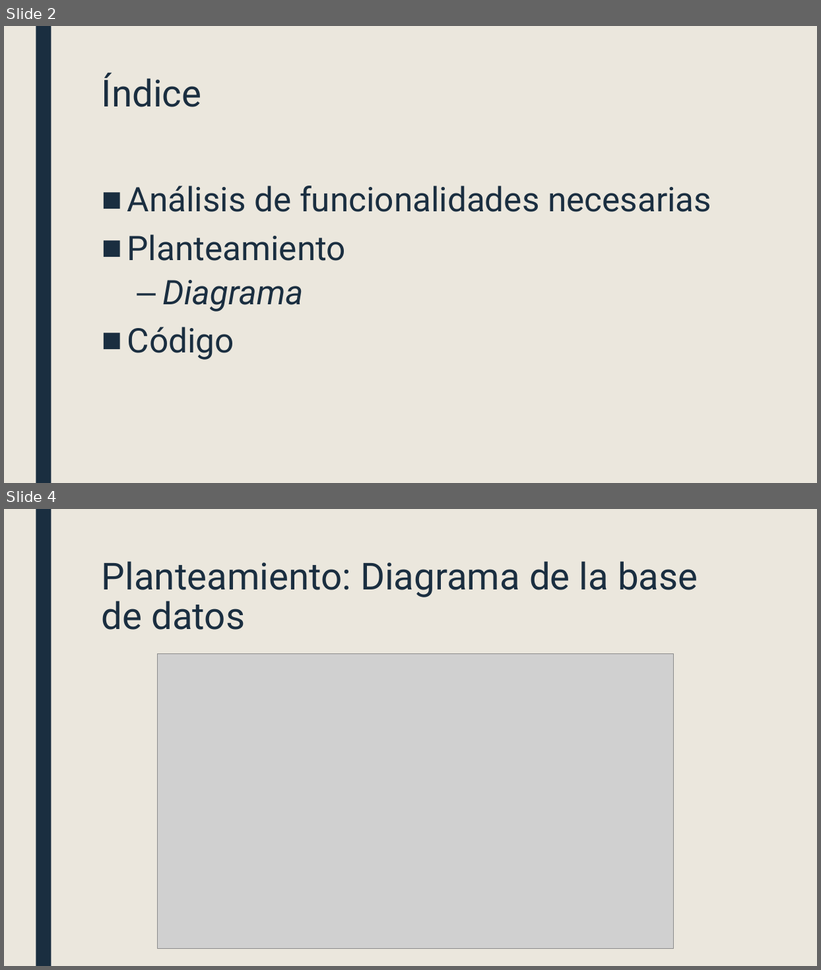
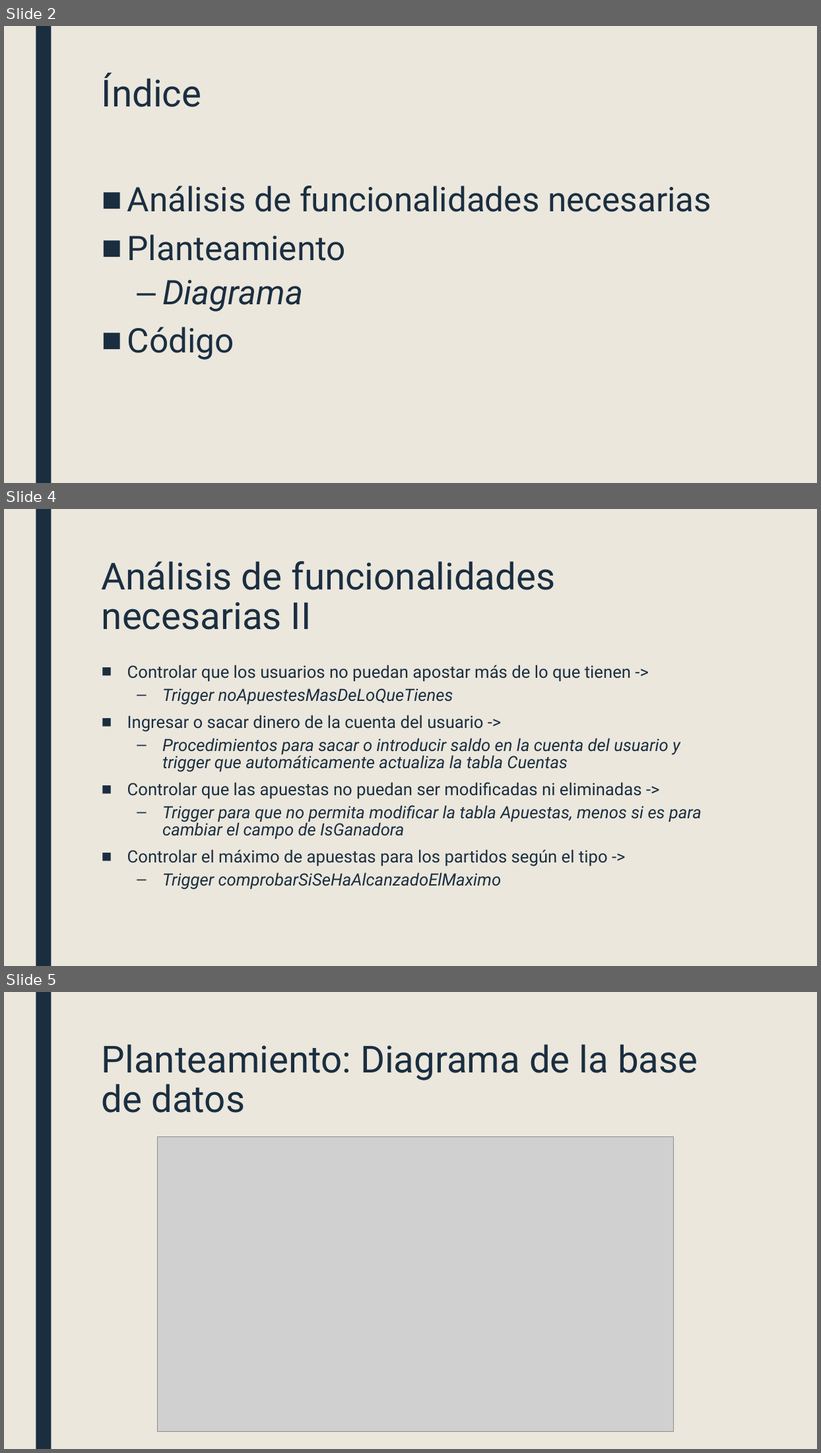
Before and after one commit to randomkwiz/ejercicioApuestasAD, a slide deck: ExposicionApuestasDB.pptx. Shown one above the other, each under a label of ours: slides 2 and 4 before the commit, slides 2, 4 and 5 after it; the slides between them are not shown. The pictures are 821x970 and 821x1453 pixels, drawn with LibreOffice and Linux fonts; fonts in the diff are those of the drawing; grey boxes stand for pictures. Boxes give left, top, right and bottom in pixels: in the first picture for what was removed or moved away, otherwise in the second. Text is boxed around its words. In the diff, an @@ line names an element or a change of style, - is before the commit and + after.

```diff
--- a/ExposicionApuestasDB.pptx
+++ b/ExposicionApuestasDB.pptx
@@ slide 4 added at box(4, 509, 817, 966), background #EBE7DD; not listed: 1 template element that a slide beside it also shows @@
@@ title added at box(102, 561, 556, 630), 44 pt, text #1A2E40 @@
+Análisis de funcionalidades necesarias II
@@ text added at box(127, 665, 702, 890), 20 pt, text #1A2E40, italic @@
+■ Controlar que los usuarios no puedan apostar más de lo que tienen ->
+  – Trigger noApuestesMasDeLoQueTienes
+■ Ingresar o sacar dinero de la cuenta del usuario ->
+  – Procedimientos para sacar o introducir saldo en la cuenta del usuario y trigger que automáticamente actualiza la tabla Cuentas
+■ Controlar que las apuestas no puedan ser modificadas ni eliminadas ->
+  – Trigger para que no permita modificar la tabla Apuestas, menos si es para cambiar el campo de IsGanadora
+■ Controlar el máximo de apuestas para los partidos según el tipo ->
+  – Trigger comprobarSiSeHaAlcanzadoElMaximo
@@ what was slide 4 is now slide 5 @@
```
Also in this commit, not shown: 1 slide changed.
